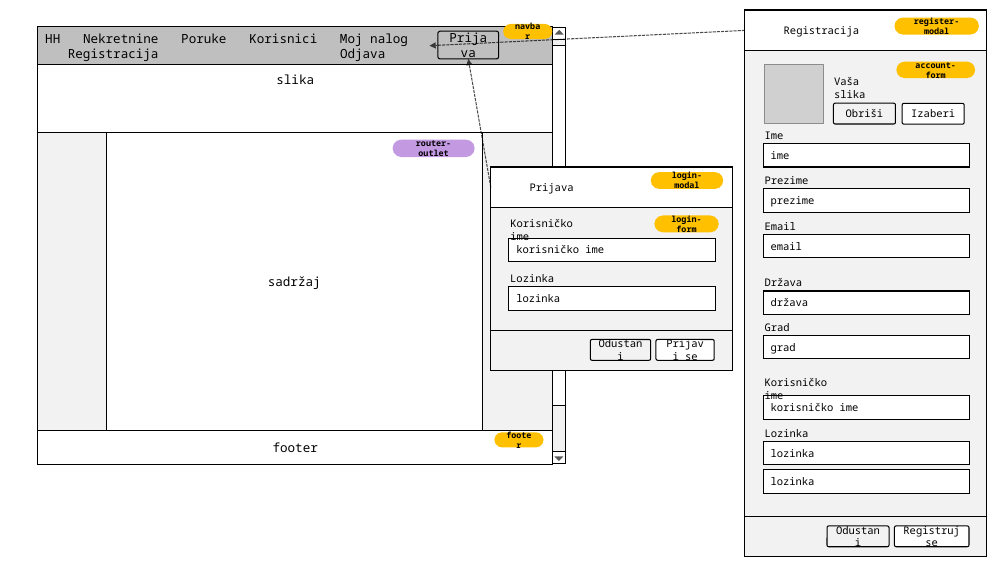
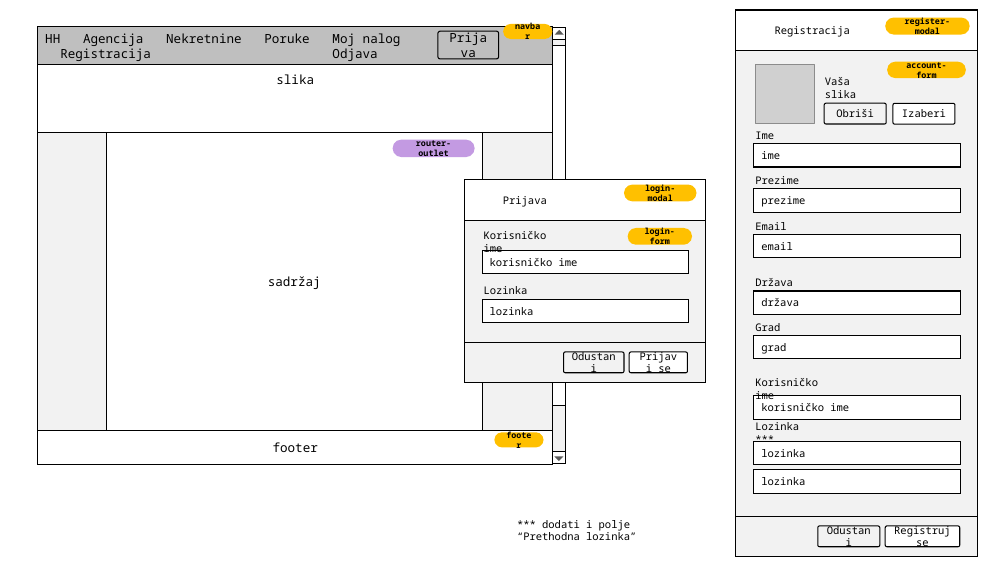
Before and after one commit to markods/HouseHunters, a slide deck: slide 1 of !docs/interfejs.pptx. Drawn at 1008x567 pixels with LibreOffice and Linux fonts; fonts in the diff are those of the drawing; grey boxes stand for pictures. Boxes give left, top, right and bottom in pixels: in the first picture for what was removed or moved away, otherwise in the second. Text is boxed around its words. In the diff, an @@ line names an element or a change of style, - is before the commit and + after.

```diff
--- a/!docs/interfejs.pptx
+++ b/!docs/interfejs.pptx
@@ text in rectangle at (45, 33, 401, 61): text changed @@
-HH Nekretnine Poruke Korisnici Moj nalog Registracija Odjava
+HH Agencija Nekretnine Poruke Moj nalog Registracija Odjava
@@ arrow removed from (745, 30) to (430, 45) @@
@@ arrow removed from (491, 188) to (468, 59) @@
@@ 4 rectangles, 3 rounded rectangles, 2 texts: place and size @@
-4 rectangles, 3 rounded rectangles, 2 texts at (491, 167, 732, 371)
+4 rectangles, 3 rounded rectangles, 2 texts at (464, 179, 706, 383)
@@ rounded rectangle "login-modal": place and size @@
-rounded rectangle "login-modal" at (651, 172, 724, 189)
+rounded rectangle "login-modal" at (624, 185, 696, 201)
@@ rectangle: place and size @@
-rectangle at (491, 330, 732, 371)
+rectangle at (464, 343, 706, 383)
@@ text at (755, 422, 799, 430): text changed @@
-Lozinka
+Lozinka ***
@@ text added at (517, 520, 636, 540), 10 pt, text #000000 @@
+*** dodati i polje “Prethodna lozinka”
@@ 11 rectangles, 7 texts, 6 rounded rectangles, 1 picture: place and size @@
-11 rectangles, 7 texts, 6 rounded rectangles, 1 picture at (745, 10, 986, 557)
+11 rectangles, 7 texts, 6 rounded rectangles, 1 picture at (736, 10, 977, 557)
```
Also in this commit, not shown: 4 other slides changed, 1 slide added, 1 slide removed, 11 other files.
